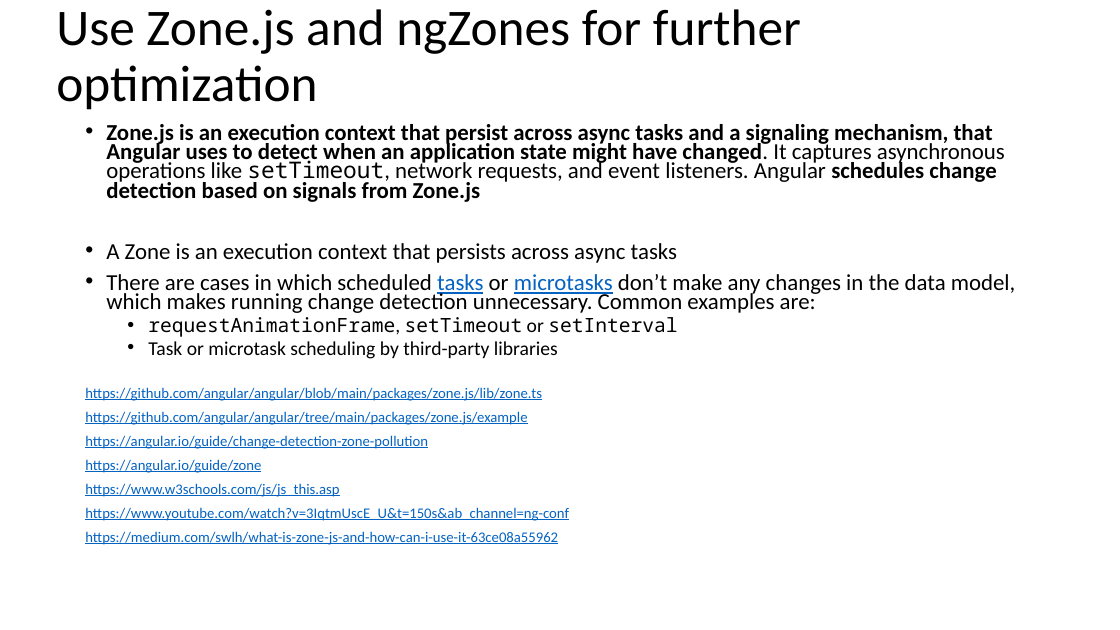
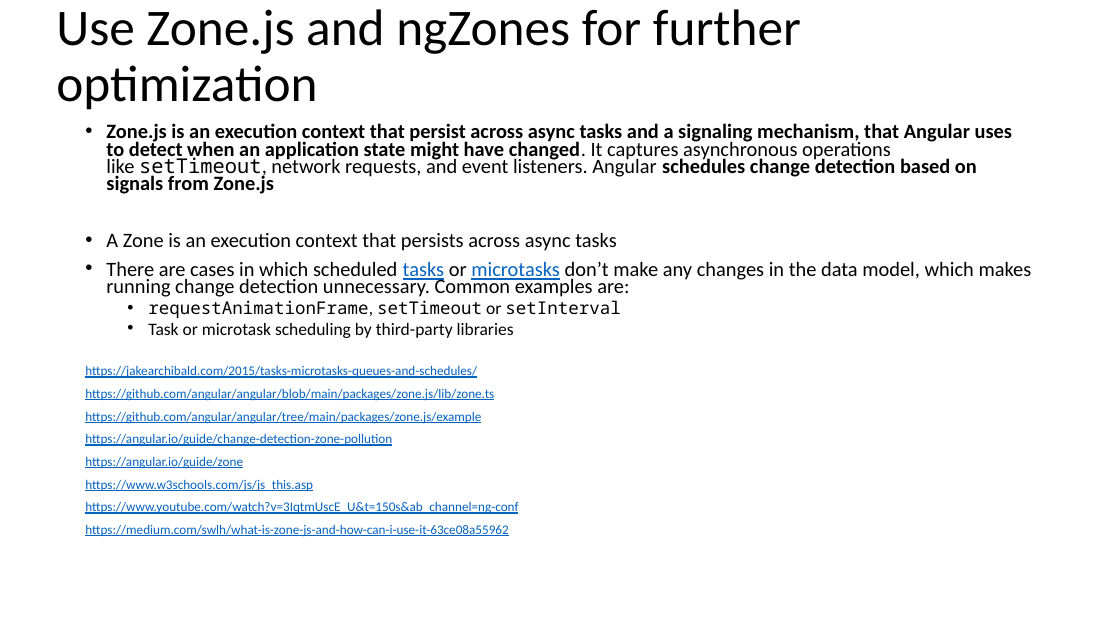
Before and after one commit to marius-oprea/onPush, a slide deck: slide 7 of presentation/Presentation.pptx. Drawn at 1120x630 pixels with LibreOffice and Linux fonts; fonts in the diff are those of the drawing. Boxes give left, top, right and bottom in pixels: in the first picture for what was removed or moved away, otherwise in the second. Text is boxed around its words. In the diff, an @@ line names an element or a change of style, - is before the commit and + after.

```diff
--- a/presentation/Presentation.pptx
+++ b/presentation/Presentation.pptx
@@ text at <box>85,123,1032,537</box>: size 19.6 to 17.5 pt in "Zone.js is an execution context that persist ...", "A Zone is an execution context that ...", "There are cases in which scheduled tasks ..."; size 16.8 to 15 pt in "requestAnimationFrame, setTimeout or setInterval", "Task or microtask scheduling by third-party libraries"; size 12.6 to 11.2 pt in "https://github.com/angular/angular/blob/main/packages/zone.j ...", "https://github.com/angular/angular/tree/main/packages/zone.j ...", "https://angular.io/guide/change-detection-zone-pollution", "https://angular.io/guide/zone" and 3 more places @@
@@ text at <box>85,365,477,378</box>: paragraph added @@
+https://jakearchibald.com/2015/tasks-microtasks-queues-and-schedules/
```
Also in this commit, not shown: 1 slide added, 5 other files.
